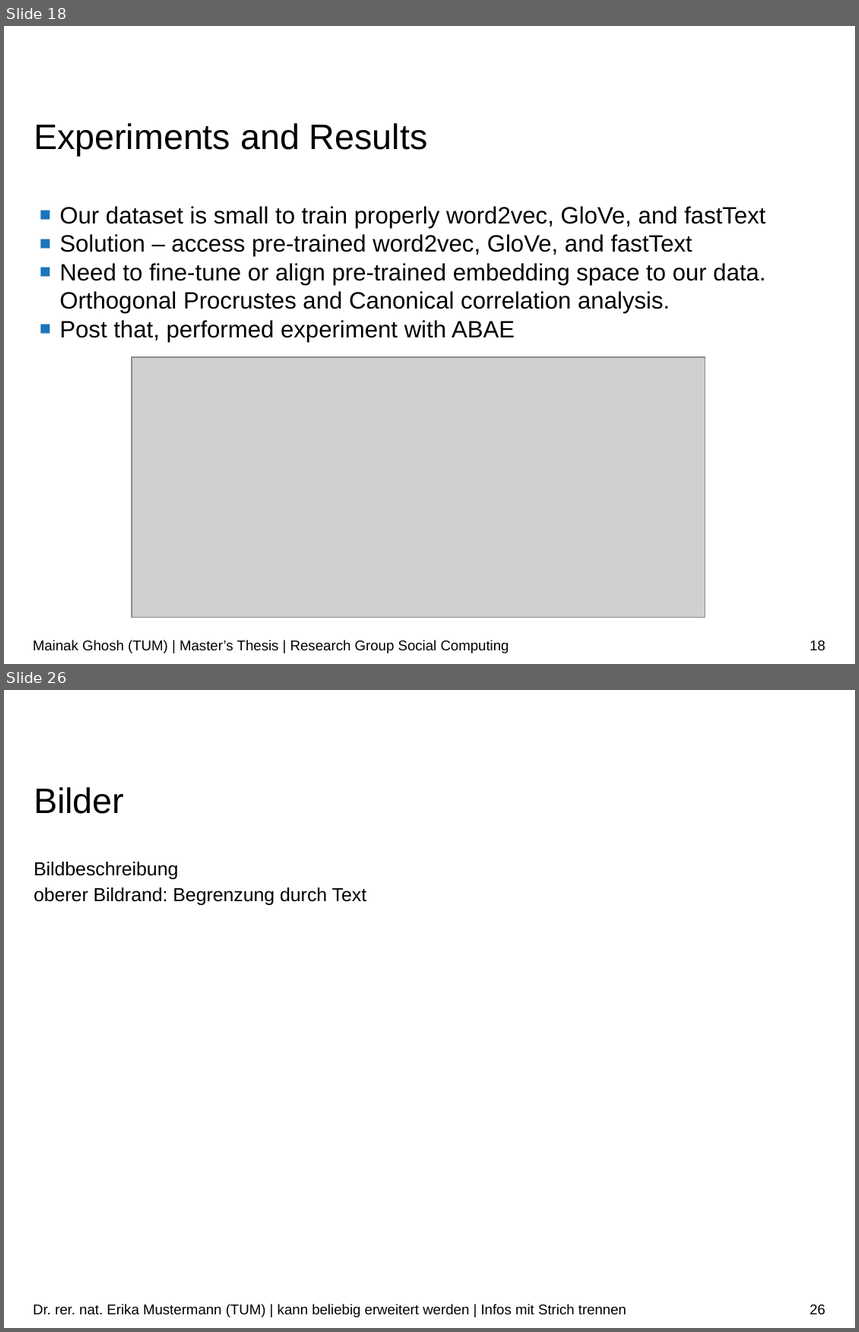
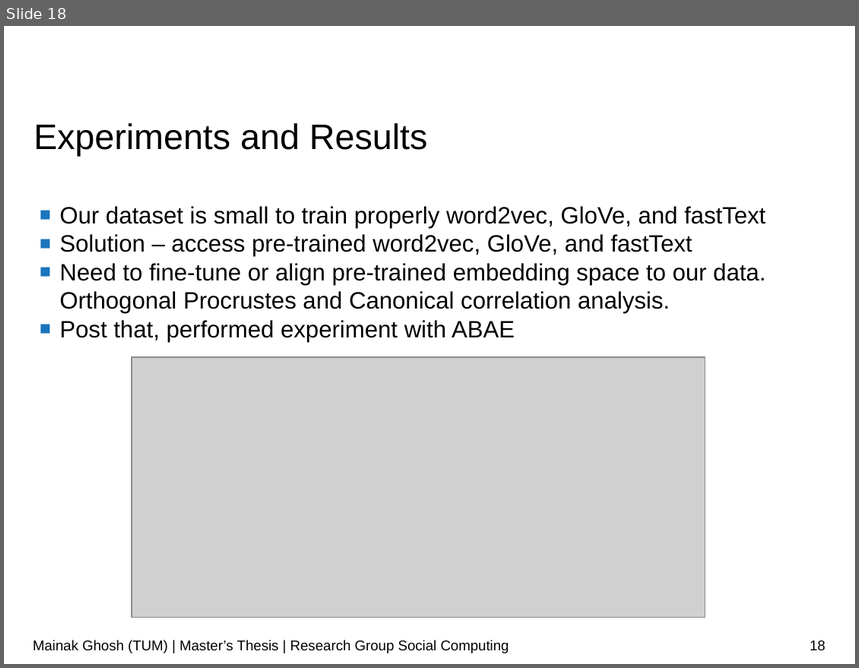
Before and after one commit to ghoshmainak/mainak-master-thesis, a slide deck: report/thesis-ppt.odp. Shown one above the other, each under a label of ours: slides 18 and 26 before the commit, slide 18 after it; the slides between them are not shown. The pictures are 859x1332 and 859x668 pixels, drawn with LibreOffice and Linux fonts; fonts in the diff are those of the drawing; grey boxes stand for pictures; background and template pictures are left out. Boxes give left, top, right and bottom in pixels: in the first picture for what was removed or moved away, otherwise in the second. Text is boxed around its words. In the diff, an @@ line names an element or a change of style, - is before the commit and + after.

```diff
--- a/report/thesis-ppt.odp
+++ b/report/thesis-ppt.odp
@@ slide 26 removed at (x1=4, y1=690, x2=855, y2=1328), background #FFFFFF @@
@@ title removed at (x1=34, y1=787, x2=124, y2=814) @@
-Bilder
@@ text removed at (x1=34, y1=862, x2=367, y2=905) @@
-Bildbeschreibung
-oberer Bildrand: Begrenzung durch Text
@@ text removed at (x1=33, y1=1304, x2=626, y2=1318) @@
-Dr. rer. nat. Erika Mustermann (TUM) | kann beliebig erweitert werden | Infos mit Strich trennen
@@ page number removed at (x1=810, y1=1305, x2=826, y2=1315) @@
-26
```
Also in this commit, not shown: 9 slides added, 15 other slides removed, 1 other file.
